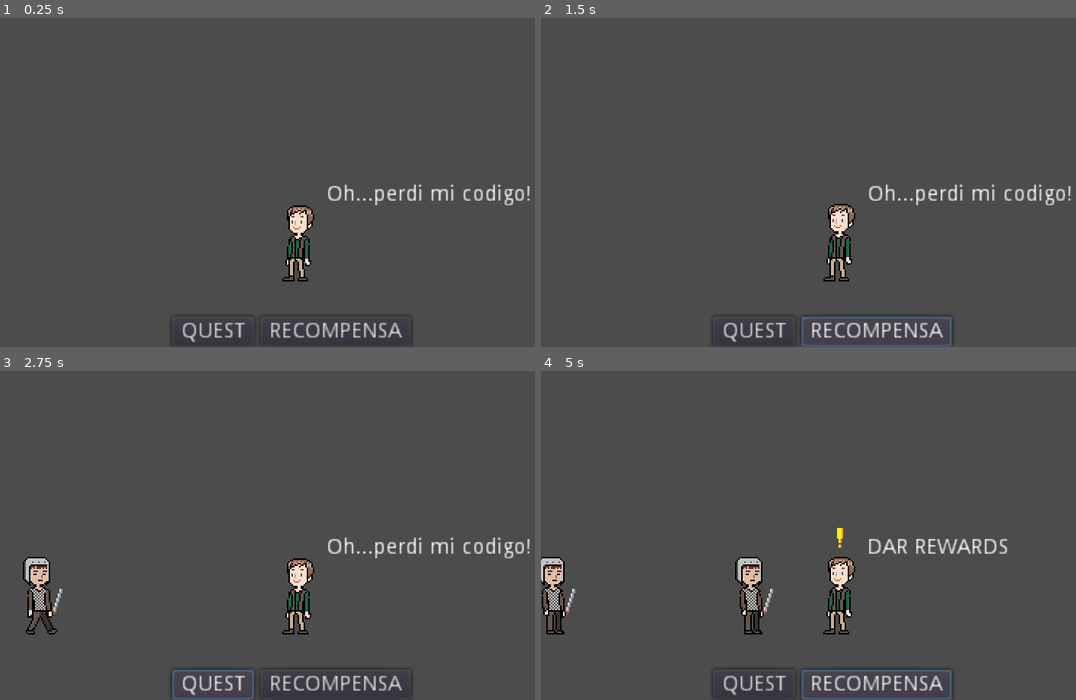
Above: before the commit, frames 1-4 (two rows, left to right).
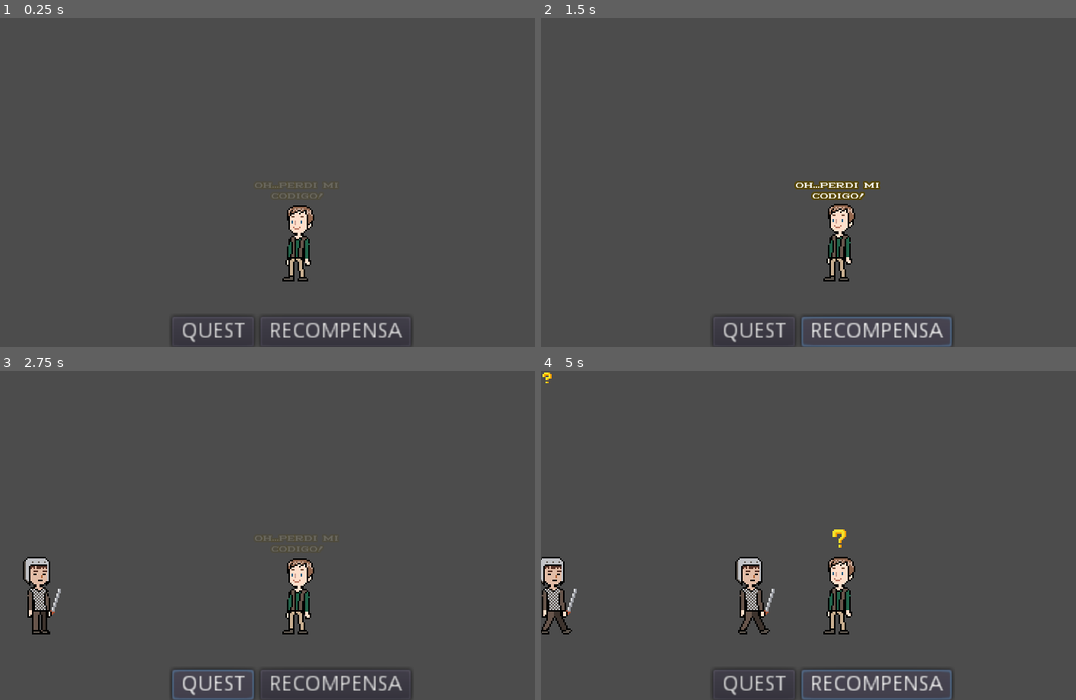
Above: after the commit, the same moments.

Repository: my-old-games/brokennpc
Game: Godot game, scene res://scenes/level/level0.tscn
The game is run twice, just before and just after one commit, with the same random seed, the same clock (stepped at 60 frames per second) and the same inputs. The project has no main scene, so this scene is started directly.
Inputs:
- Up to frame 1 (0.25 s): no input
- Up to frame 2 (1.5 s): click "QUEST" at 0.5 s; click "RECOMPENSA" at 1.25 s
- Up to frame 3 (2.75 s): click "QUEST" at 2 s
- Up to frame 4 (5 s): click "RECOMPENSA" at 2.75 s; click "QUEST" at 3.5 s; click "RECOMPENSA" at 4.25 s

The runs differ from the first frame. In frame 1, 0.7% of the frame differs, in the area x 47-100%, y 50-57%; in frame 2, 1.3%, in the area x 47-100%, y 49-57%; in frame 3, 1.0%; in frame 4, 1.2%.

Commit message:
“BROKEN NPC” - COMMIT 4 + Nueva fuente https://www.dafont.com/es/marietta-seven.font?l[]=10&text=medieval [HYPERLINK: https://www.dafont.com/es/marietta-seven.font?l%5b%5d=10&text=medieval] + Iconos de notificaciòn + SeÃ±al de notificaciòn add_notification, delete_notification + Eliminar primera notificaciòn + Fix. FIFO request comportamiento + Remover texto fix. Ajustar texto videojuego + Animador de efectos + Fix Orden icons

Diff:
--- a/Project/scenes/level/level0.tscn
+++ b/Project/scenes/level/level0.tscn
@@ -29,4 +29,6 @@
 my_speed = Vector2( 50, 0 )
 
 [node name="HUD" parent="." instance=ExtResource( 3 )]
+[connection signal="add_notification" from="npcCommon" to="HUD" method="_on_npc_add_notification"]
+[connection signal="delete_notification" from="npcCommon" to="HUD" method="_on_npc_delete_notification"]
 [connection signal="orden_npc" from="HUD" to="npcCommon" method="_on_HUD_orden_npc"]
--- a/Project/scenes/npc/npcCommon.tscn
+++ b/Project/scenes/npc/npcCommon.tscn
@@ -1,9 +1,8 @@
-[gd_scene load_steps=21 format=2]
+[gd_scene load_steps=24 format=2]
 
 [ext_resource path="res://assets/npc/img/npcCommonVersion1.png" type="Texture" id=1]
 [ext_resource path="res://scripts/npcManager.gd" type="Script" id=2]
-[ext_resource path="res://assets/gui/img/icon0_0.png" type="Texture" id=3]
-[ext_resource path="res://assets/gui/img/icon0_1.png" type="Texture" id=4]
+[ext_resource path="res://assets/gui/font/marietta-seven.ttf" type="DynamicFontData" id=5]
 
 [sub_resource type="AtlasTexture" id=1]
 atlas = ExtResource( 1 )
@@ -81,6 +80,61 @@
 [sub_resource type="RectangleShape2D" id=16]
 extents = Vector2( 24.0017, 18.827 )
 
+[sub_resource type="DynamicFont" id=17]
+size = 4
+outline_size = 1
+outline_color = Color( 0.341176, 0.27451, 0.00784314, 1 )
+use_filter = true
+font_data = ExtResource( 5 )
+
+[sub_resource type="Animation" id=18]
+resource_name = "BLINK_DIALOG"
+length = 3.0
+tracks/0/type = "value"
+tracks/0/path = NodePath("labelStateFix:modulate")
+tracks/0/interp = 1
+tracks/0/loop_wrap = true
+tracks/0/imported = false
+tracks/0/enabled = true
+tracks/0/keys = {
+"times": PoolRealArray( 0, 1.5, 3 ),
+"transitions": PoolRealArray( 1, 1, 1 ),
+"update": 0,
+"values": [ Color( 1, 1, 1, 0 ), Color( 1, 1, 1, 1 ), Color( 1, 1, 1, 0 ) ]
+}
+
+[sub_resource type="Animation" id=20]
+resource_name = "STATUS_HIDE"
+length = 1.5
+tracks/0/type = "value"
+tracks/0/path = NodePath("statusIcon:modulate")
+tracks/0/interp = 1
+tracks/0/loop_wrap = true
+tracks/0/imported = false
+tracks/0/enabled = true
+tracks/0/keys = {
+"times": PoolRealArray( 0, 1.5 ),
+"transitions": PoolRealArray( 1, 1 ),
+"update": 0,
+"values": [ Color( 1, 1, 1, 1 ), Color( 1, 1, 1, 0 ) ]
+}
+
+[sub_resource type="Animation" id=19]
+resource_name = "STATUS_SHOW"
+length = 1.5
+tracks/0/type = "value"
+tracks/0/path = NodePath("statusIcon:modulate")
+tracks/0/interp = 1
+tracks/0/loop_wrap = true
+tracks/0/imported = false
+tracks/0/enabled = true
+tracks/0/keys = {
+"times": PoolRealArray( 0, 1.5 ),
+"transitions": PoolRealArray( 1, 1 ),
+"update": 0,
+"values": [ Color( 1, 1, 1, 0 ), Color( 1, 1, 1, 1 ) ]
+}
+
 [node name="npcCommon" type="KinematicBody2D"]
 collision_mask = 2
 script = ExtResource( 2 )
@@ -108,40 +162,34 @@
 position = Vector2( 0.529755, 0 )
 shape = SubResource( 16 )
 
-[node name="position2DState" type="Position2D" parent="."]
-position = Vector2( 0.157501, -35.8214 )
-
 [node name="labelStateFix" type="Label" parent="."]
-margin_left = 18.6954
-margin_top = -42.9456
-margin_right = 58.6954
-margin_bottom = -28.9456
+margin_left = -30.1265
+margin_top = -44.993
+margin_right = 29.8735
+margin_bottom = -30.993
+rect_min_size = Vector2( 60, 0 )
+custom_fonts/font = SubResource( 17 )
 text = "fix"
 align = 1
+valign = 1
+autowrap = true
+uppercase = true
 __meta__ = {
 "_edit_use_anchors_": false
 }
 
-[node name="questIcon" type="TextureRect" parent="."]
-visible = false
+[node name="statusIcon" type="TextureRect" parent="."]
 margin_left = -7.87962
 margin_top = -50.9458
 margin_right = 8.12038
 margin_bottom = -34.9458
-texture = ExtResource( 3 )
 __meta__ = {
 "_edit_use_anchors_": false
 }
 
-[node name="rewardIcon" type="TextureRect" parent="."]
-visible = false
-margin_left = -7.87962
-margin_top = -50.9458
-margin_right = 8.12038
-margin_bottom = -34.9458
-texture = ExtResource( 4 )
-__meta__ = {
-"_edit_use_anchors_": false
-}
+[node name="effectPlayer" type="AnimationPlayer" parent="."]
+anims/BLINK_DIALOG = SubResource( 18 )
+anims/STATUS_HIDE = SubResource( 20 )
+anims/STATUS_SHOW = SubResource( 19 )
 [connection signal="body_entered" from="area2DVision" to="." method="_on_area2DVision_body_entered"]
 [connection signal="body_entered" from="area2DInteraction" to="." method="_on_area2DInteraction_body_entered"]
--- a/Project/scenes/player/playerCommon.tscn
+++ b/Project/scenes/player/playerCommon.tscn
@@ -60,10 +60,10 @@
 
 [node name="animatedSprite" type="AnimatedSprite" parent="."]
 position = Vector2( 2.49551, -11.1227 )
-frames = SubResource( 5 )
+frames = SubResource( 9 )
 animation = "WALK"
-frame = 2
+frame = 3
 playing = true
 
 [node name="collisionShape2D" type="CollisionShape2D" parent="."]
-shape = SubResource( 6 )
+shape = SubResource( 10 )
--- a/Project/scripts/dataManager.gd
+++ b/Project/scripts/dataManager.gd
@@ -1,9 +1,9 @@
+#CONST
+const  LEFT  = Vector2.LEFT
+const  RIGHT = Vector2.RIGHT
 #ENUMS
 enum STATUS {QUESTS,REWARDS}
 enum DIRECCTIONS {LEFT, RIGHT}
-#CONST
-const  LEFT  = Vector2.LEFT
-const  RIGHT = Vector2.RIGHT
 #STATIC FUNC
 static func get_key_status(status):
 	return STATUS.keys()[status]
--- a/Project/scripts/hudManager.gd
+++ b/Project/scripts/hudManager.gd
@@ -1,12 +1,26 @@
 extends CanvasLayer
-
+#CONST
+const  ICON_ROUTE = "res://assets/gui/img/icons_gui_%s.png"
+#VAR
+var request_notifications = []
+#SIGNALS
 signal orden_npc(status)
 
 func _ready():
-	pass # Replace with function body.
+	pass
 
 func _on_btnQuest_pressed():
 	emit_signal("orden_npc", 0)
 
 func _on_btnReward_pressed():
 	emit_signal("orden_npc", 1)
+
+func _on_npc_add_notification(status):
+	var new_notification     = TextureRect.new()
+	new_notification.texture = load(ICON_ROUTE % str(status))
+	request_notifications.push_back(new_notification)
+	$hbcNotification.add_child(new_notification)
+
+func _on_npc_delete_notification():
+	var first_notification = $hbcNotification.get_children().pop_front()
+	$hbcNotification.remove_child(first_notification)
--- a/Project/scripts/npcManager.gd
+++ b/Project/scripts/npcManager.gd
@@ -1,32 +1,40 @@
 extends KinematicBody2D
 #CONST
 const  DATA        = preload("res://scripts/dataManager.gd")
+const  ICON_ROUTE = "res://assets/gui/img/icons_%s.png"
 #VAR
 var request_player = []
+#SIGNALS
+signal add_notification(status)
+signal delete_notification
 
 func _ready():
 	$labelStateFix.text = "Oh...perdi mi codigo!"
+	$effectPlayer.play("BLINK_DIALOG")
 
 func _on_area2DVision_body_entered(body):
 	if   body.is_in_group(DATA.get_key_status(0)):
-		$labelStateFix.text = "DAR QUEST"
-		$questIcon.show()
-		$rewardIcon.hide()
+		$effectPlayer.play("STATUS_HIDE")
+		$statusIcon.texture = load(ICON_ROUTE % str(0))
+		$effectPlayer.play("STATUS_SHOW")
+		emit_signal("add_notification", 0)
 	elif body.is_in_group(DATA.get_key_status(1)):
-		$labelStateFix.text = "DAR REWARDS"
-		$questIcon.hide()
-		$rewardIcon.show()
+		$effectPlayer.play("STATUS_HIDE")
+		$statusIcon.texture = load(ICON_ROUTE % str(1))
+		$effectPlayer.play("STATUS_SHOW")
+		emit_signal("add_notification", 1)
 	else:
-		$labelStateFix.text = "FIX"
+		pass
 
 func _on_area2DInteraction_body_entered(body):
 	# asociar el jugador detectado a listado de request
-	request_player.append(body)
+	request_player.push_back(body)
 	body.waiting(true)
 
 func _on_HUD_orden_npc(status):
 	if !request_player.empty():
 		var key_status = DATA.get_key_status(status)
-		if request_player.back().is_in_group(key_status):
-			var player = request_player.pop_back()
+		if request_player.front().is_in_group(key_status):
+			var player = request_player.pop_front()
 			player.set_status(false)
+			emit_signal("delete_notification")
--- a/Project/scripts/playerManager.gd
+++ b/Project/scripts/playerManager.gd
@@ -1,14 +1,12 @@
 extends KinematicBody2D
-
 #CONST
 const  DATA        = preload("res://scripts/dataManager.gd")
 #EXPORTS
 export(DATA.STATUS)      var my_status
 export(DATA.DIRECCTIONS) var my_direcction
 export(Vector2)          var my_speed
-#FLAGS
+#VAR
 var flag_wait  = false
-#VAR
 var direcction
 
 func _ready():
Binary file added: Project/assets/gui/font/marietta-seven.ttf
Renamed: Project/assets/gui/img/icon0_1.png -> Project/assets/gui/img/icons_0.png
Not shown, added: Project/assets/gui/img/icons_0.png.import
Renamed: Project/assets/gui/img/icon0_0.png -> Project/assets/gui/img/icons_1.png
Not shown, added: Project/assets/gui/img/icons_1.png.import
Renamed: Project/assets/gui/img/icon0_2.png -> Project/assets/gui/img/icons_2.png
Not shown, changed: Project/assets/gui/img/icons_2.png.import
Renamed: Project/assets/gui/img/icon0_3.png -> Project/assets/gui/img/icons_3.png
Not shown, added: Project/assets/gui/img/icons_3.png.import
Binary file added: Project/assets/gui/img/icons_gui_0.png
Not shown, changed: Project/assets/gui/img/icons_gui_0.png.import
Binary file added: Project/assets/gui/img/icons_gui_1.png
(and 19 more such lines)
